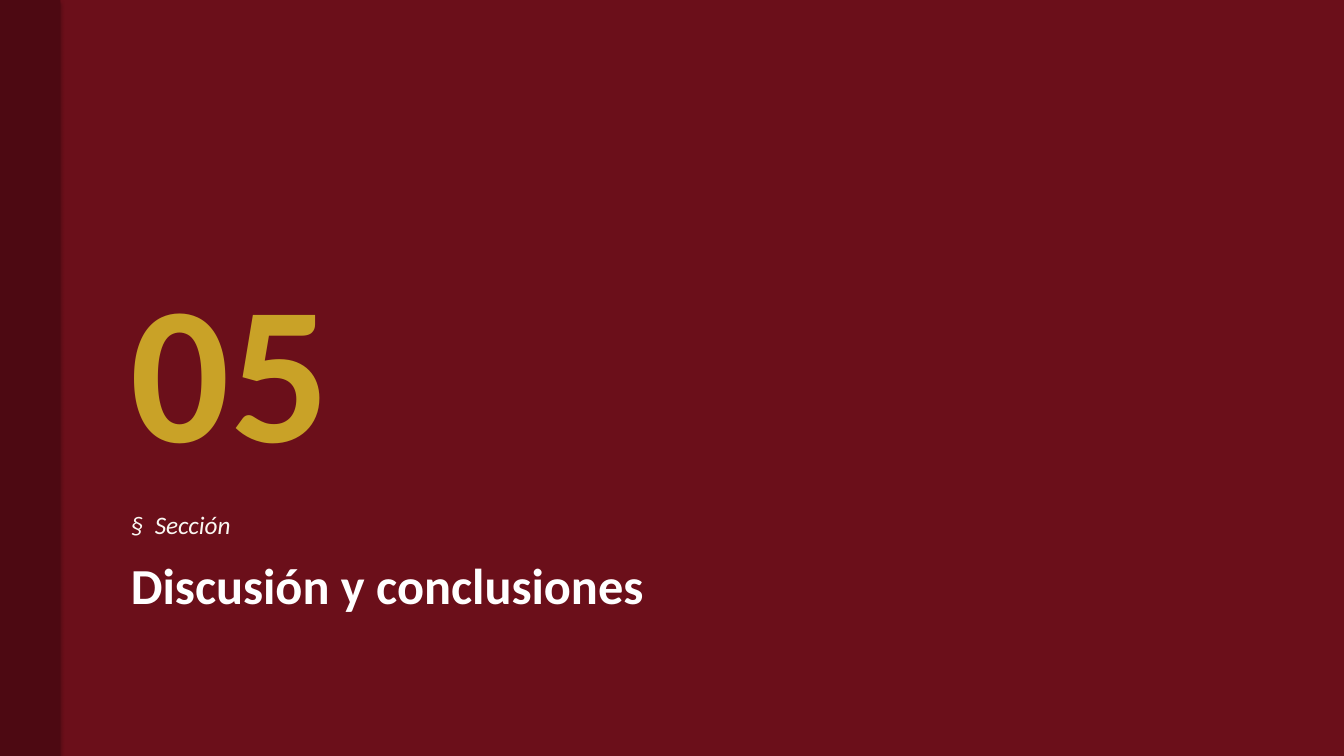
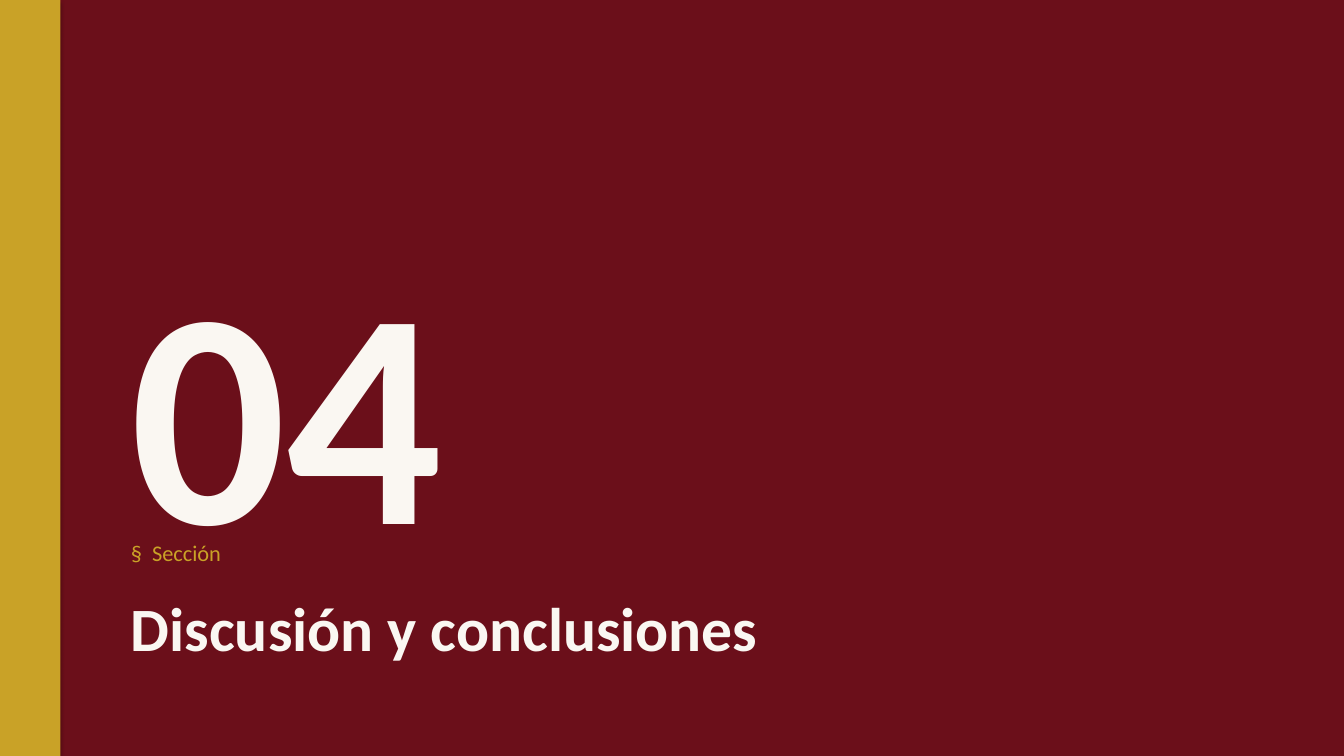
Before and after one commit to lcandau/histopathology-clip-lab, a slide deck: slide 16 of report/TFM_defense_template.pptx (slide 24 before the commit). Drawn at 1344x756 pixels with LibreOffice and Linux fonts; fonts in the diff are those of the drawing; background and template pictures are left out; a plain dark background stands for a picture behind light text. Boxes give left, top, right and bottom in pixels: in the first picture for what was removed or moved away, otherwise in the second. Text is boxed around its words. In the diff, an @@ line names an element or a change of style, - is before the commit and + after.

```diff
--- a/report/TFM_defense_template.pptx
+++ b/report/TFM_defense_template.pptx
@@ background #6B0F1A to picture (left out) @@
@@ rectangle at (x1=0, y1=0, x2=60, y2=756): fill #4D0912 to #C9A227 @@
@@ rectangle added at (x1=0, y1=0, x2=1344, y2=756), fill #6B0F1A @@
@@ text removed at (x1=131, y1=313, x2=329, y2=444) @@
-05
@@ text added at (x1=131, y1=322, x2=443, y2=562), 220 pt, text #FAF7F2, bold @@
+04
@@ text "§ Sección" moved from (x1=155, y1=516, x2=231, y2=534) to (x1=152, y1=545, x2=221, y2=561) @@
@@ text "§ Sección" at (x1=152, y1=545, x2=221, y2=561): size 18 to 16 pt, text colour #FAF7F2 to #C9A227, italic off @@
@@ text "Discusión y conclusiones" moved from (x1=131, y1=568, x2=643, y2=612) to (x1=131, y1=607, x2=758, y2=661) @@
@@ text "Discusión y conclusiones" at (x1=131, y1=607, x2=758, y2=661): size 36 to 44 pt, text colour #FFFFFF to #FAF7F2 @@
```
Also in this commit, not shown: 7 other slides changed, 10 slides added, 23 slides removed, 1 other file.
